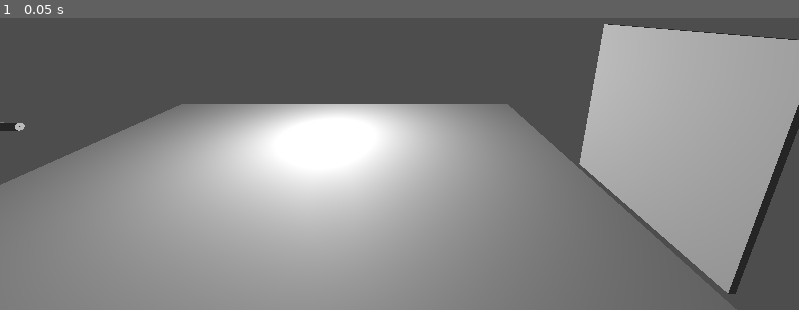
Above: before the commit, frame 1.
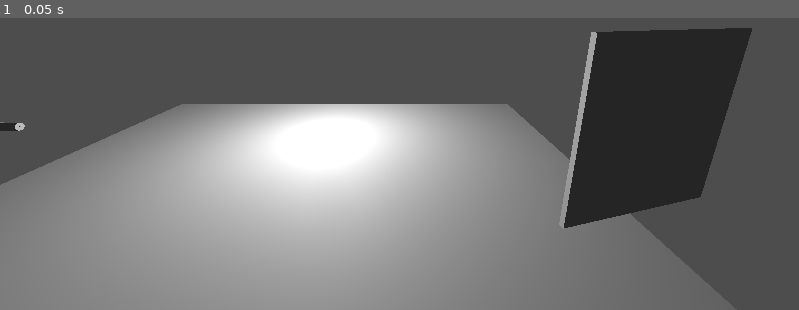
Above: after the commit, the same moment.

Repository: KrzysztofSieczkiewicz/Godot-ArmorPenetrationTest
Game: Godot game, scene res://Main.tscn
Same seed, same stepped clock (60 frames per second), same inputs: the game is played once before the commit and once after it.
Inputs:
- Up to frame 1 (0.05 s): no input

The runs differ from the first frame. In frame 1, 19% of the frame differs, in the area x 69-100%, y 2-95%.

Commit message:
added initial ricochet velocity prediction

Diff:
--- a/Main.tscn
+++ b/Main.tscn
@@ -30,7 +30,7 @@
 transform = Transform3D(1, 0, 0, 0, 1, 0, 0, 0, 1, 0, 3, 8)
 
 [node name="Armor" parent="." instance=ExtResource("2_uu6xs")]
-transform = Transform3D(0.9999999, 0, -2.9802322e-08, 0, 0.9999999, 0, -2.9802322e-08, 0, 0.9999999, 0, 2.9721012, -10)
+transform = Transform3D(0.25881904, 0, -0.9659257, 0, 0.99999976, 0, 0.9659257, 0, 0.25881904, 0, 2.9721012, -10)
 
 [node name="Camera3D" type="Camera3D" parent="."]
 transform = Transform3D(-4.222196e-08, -0.25881907, 0.9659258, -1.131334e-08, 0.9659259, 0.25881907, -1, 8.881784e-16, -4.371139e-08, 7.065508, 6, -3.3647938)
--- a/Projectile/Projectile_AP.gd
+++ b/Projectile/Projectile_AP.gd
@@ -4,9 +4,14 @@
 @export var MASS: float = 6.79;
 @export var DRAG_FACTOR: float = 0.005; # Note: DRAG_FACTOR replaces the complex (1/2 * rho * A * C_d) physics term
 
+@export var MIN_RICOCHET_RAD: float = 1.2217 # 75deg
+@export var MAX_RICOCHET_RAD: float = 0.7854 # 45deg
+
 var initial_direction: Vector3 = Vector3.ZERO
 
+# TODO: move these into classes later on, no need for unnecessary nodes
 @onready var collider_probe: Node3D = $ColliderProbe
+@onready var ricochet_calculator: Node3D = $RicochetCalculator
 
 func _ready() -> void:
 	if initial_direction != Vector3.ZERO:
@@ -37,15 +42,28 @@
 
 
 func _handle_collision(collision_info: KinematicCollision3D) -> void:
-	var body_hit = collision_info.get_collider()
+	var impact_velocity_norm: Vector3 = velocity.normalized()
+	var surface_normal: Vector3 = collision_info.get_normal()
+	push_error("normalized velocity vector: %s" % impact_velocity_norm)
+	push_error("surface normal vector: %s" % surface_normal)
 
-	var impact_point: Vector3 = collision_info.get_position()
-	var impact_velocity: Vector3 = velocity.normalized()
-	var surface_normal: Vector3 = collision_info.get_normal()
+	var impact_angle_radians = _measure_collision_radian(impact_velocity_norm, surface_normal)
 
+	push_warning("IMPACT ANGLE: %s" % impact_angle_radians)
+	if impact_angle_radians > MIN_RICOCHET_RAD:
+		push_warning("SHELL RICOCHETS")
+		ricochet_calculator.get_reflection_velocity(velocity, surface_normal)
+	elif impact_angle_radians >= MAX_RICOCHET_RAD and impact_angle_radians < MIN_RICOCHET_RAD:
+		push_warning("SHELL HAS A CHANCE TO RICOCHET")
+	else:
+		push_warning("SHELL HITS")
+
+	collider_probe.probe_thickness(impact_velocity_norm)
+	queue_free()
+
+
+func _measure_collision_radian(impact_velocity: Vector3, surface_normal: Vector3) -> float:
 	var cos_angle = abs(impact_velocity.dot(surface_normal))
-	var angle_between_velocity_and_normal = acos(cos_angle)
-	var angle_deg = rad_to_deg(angle_between_velocity_and_normal)
+	var impact_angle_radians = acos(cos_angle)
 
-	collider_probe.probe_thickness(impact_velocity.normalized())
-	queue_free()
+	return impact_angle_radians
--- a/Projectile/Projectile_AP.tscn
+++ b/Projectile/Projectile_AP.tscn
@@ -1,7 +1,8 @@
-[gd_scene load_steps=5 format=3 uid="uid://6k2srtfcdfa3"]
+[gd_scene load_steps=6 format=3 uid="uid://6k2srtfcdfa3"]
 
 [ext_resource type="Script" uid="uid://d4av7m1l5f7g6" path="res://Projectile/Projectile_AP.gd" id="1_0kxar"]
-[ext_resource type="Script" path="res://Projectile/ColliderProbe.gd" id="3_ks6dk"]
+[ext_resource type="Script" uid="uid://bfkbjf7k1phiy" path="res://Projectile/RicochetCalculator.gd" id="3_cpls1"]
+[ext_resource type="Script" uid="uid://dtodv2tlqudg4" path="res://Projectile/ColliderProbe.gd" id="3_ks6dk"]
 
 [sub_resource type="CapsuleMesh" id="CapsuleMesh_1p38p"]
 radius = 0.038
@@ -25,3 +26,6 @@
 [node name="ColliderProbe" type="Node3D" parent="."]
 transform = Transform3D(1, 0, 0, 0, 1, 0, 0, 0, 1, 0, 0, -0.15787333)
 script = ExtResource("3_ks6dk")
+
+[node name="RicochetCalculator" type="Node3D" parent="."]
+script = ExtResource("3_cpls1")
--- /dev/null
+++ b/Projectile/RicochetCalculator.gd
@@ -0,0 +1,24 @@
+extends Node
+
+# TODO: include armor property - harder armor should increase angle between surface normal and reflected velocity vector
+func get_reflection_velocity(impact_velocity: Vector3, surface_normal: Vector3) -> Vector3:
+
+	var dot_product: float = impact_velocity.dot(surface_normal)
+	var surface_normal_length_sq: float = surface_normal.length_squared();
+
+	var vector_projection: Vector3 = (dot_product / surface_normal_length_sq) * surface_normal
+
+	var armor_hardness_coefficient: float = 1.0 # TODO: parametrize this
+	if armor_hardness_coefficient < 0.5:
+		push_error("Invalid coefficient - value below 0.5 results in ricoche inside the surface")
+	elif armor_hardness_coefficient >= 0.5 and armor_hardness_coefficient < 1:
+		push_warning("Projectile ricochets with angle larger than perfect - the armor is harder")
+	elif armor_hardness_coefficient == 1:
+		push_warning("Projectile ricochets with perfect reflection angle")
+	elif armor_hardness_coefficient > 1 and armor_hardness_coefficient < 1.5:
+		push_warning("Projectile ricochets with angle smaller than perfect - the armor is softer")
+	elif armor_hardness_coefficient >= 1.5:
+		push_error("Calculation starts to fold here - coefficient is too high")
+
+	var reflected_velocity_vector: Vector3 = impact_velocity - (2 * armor_hardness_coefficient * vector_projection)
+	return reflected_velocity_vector
Not shown, added: Projectile/RicochetCalculator.gd.uid
